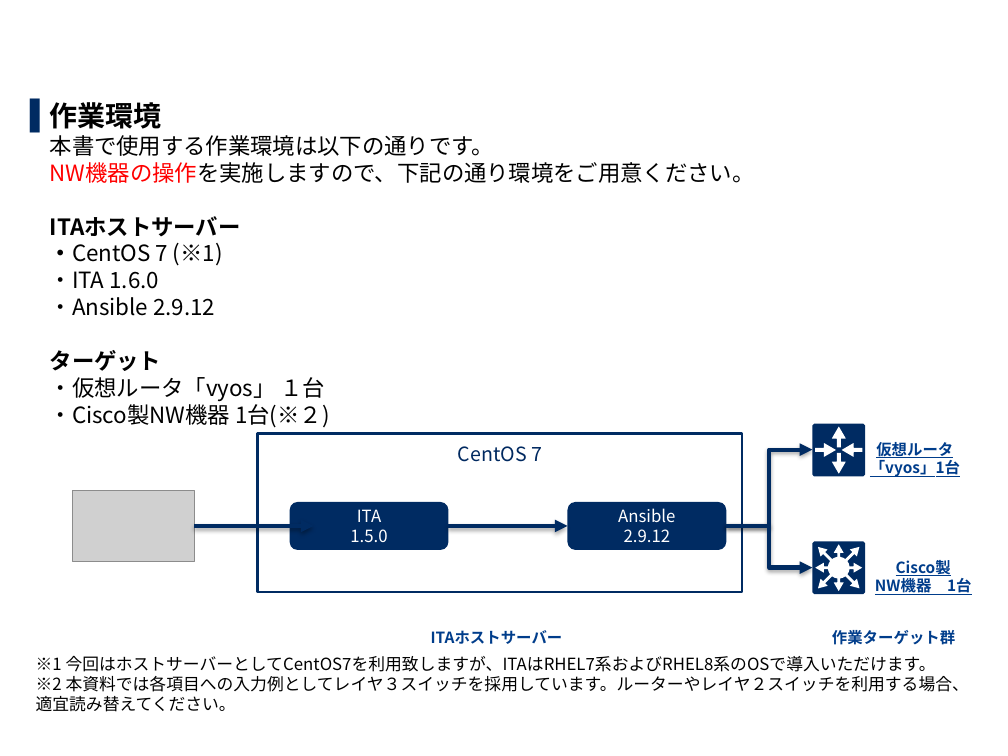
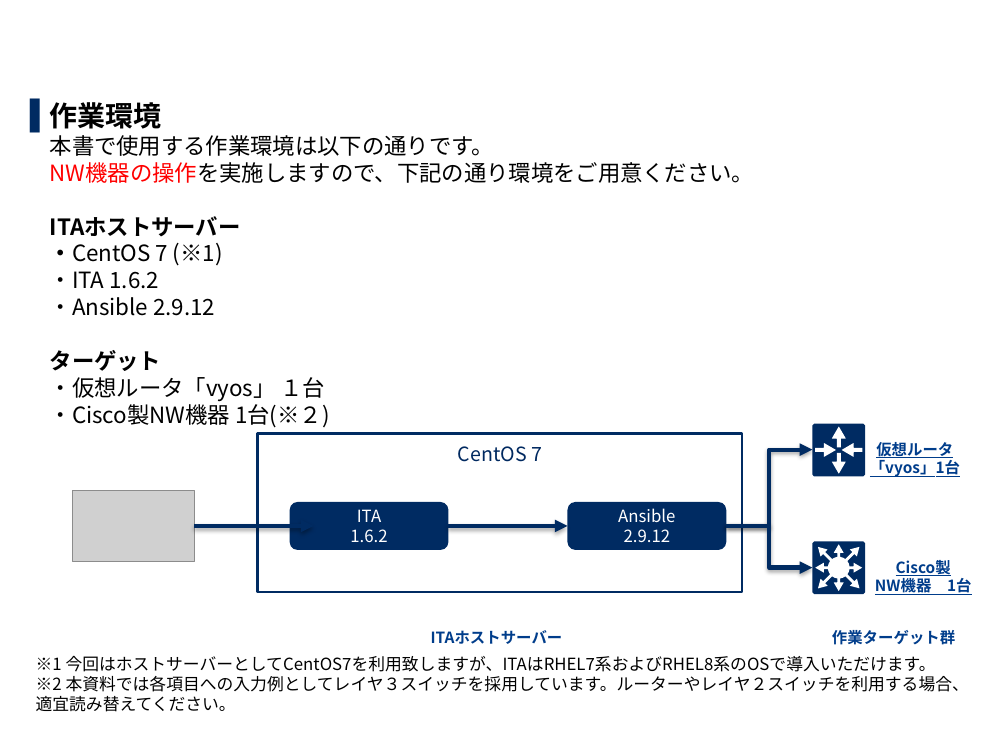
Before and after one commit to exastro-suite/it-automation-docs, a slide deck: slide 45 of asset/Learn_ja/ITA-Ansible-Driver_ja_practice.pptx. Drawn at 1008x756 pixels with LibreOffice and Linux fonts; fonts in the diff are those of the drawing; grey boxes stand for pictures; background and template pictures are left out. Boxes give left, top, right and bottom in pixels: in the first picture for what was removed or moved away, otherwise in the second. Text is boxed around its words. In the diff, an @@ line names an element or a change of style, - is before the commit and + after.

```diff
--- a/asset/Learn_ja/ITA-Ansible-Driver_ja_practice.pptx
+++ b/asset/Learn_ja/ITA-Ansible-Driver_ja_practice.pptx
@@ text at (x1=50, y1=102, x2=755, y2=428): text changed @@
-▌ 作業環境
-  本書で使用する作業環境は以下の通りです。
-  NW機器の操作を実施しますので、下記の通り環境をご用意ください。
-  ITAホストサーバー
-  ・CentOS 7 (※1)
-  ・ITA 1.6.0
-  ・Ansible 2.9.12
-  ターゲット
-  ・仮想ルータ「vyos」 １台
-  ・Cisco製NW機器 1台(※２)
+▌ 作業環境
+  本書で使用する作業環境は以下の通りです。
+  NW機器の操作を実施しますので、下記の通り環境をご用意ください。
+  ITAホストサーバー
+  ・CentOS 7 (※1)
+  ・ITA 1.6.2
+  ・Ansible 2.9.12
+  ターゲット
+  ・仮想ルータ「vyos」 １台
+  ・Cisco製NW機器 1台(※２)
@@ text in rounded rectangle at (x1=350, y1=529, x2=387, y2=542): text changed @@
-1.5.0
+1.6.2
```
Also in this commit, not shown: 35 other slides changed, 1 other file.
